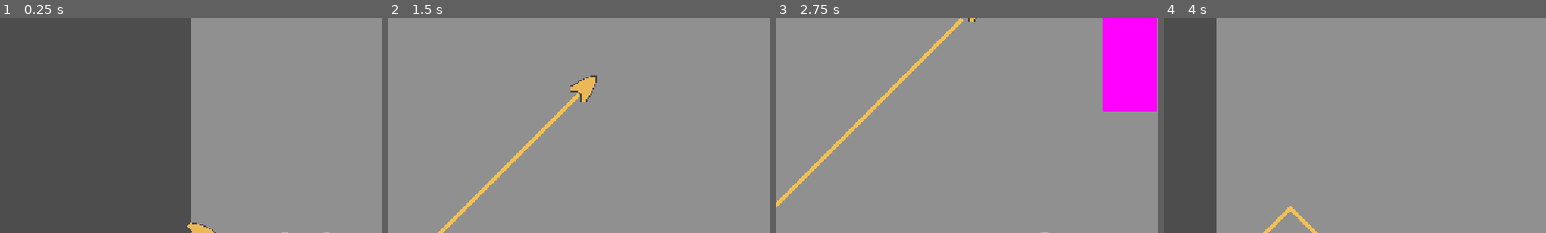
Above: before the commit, frames 1-4 (left to right).
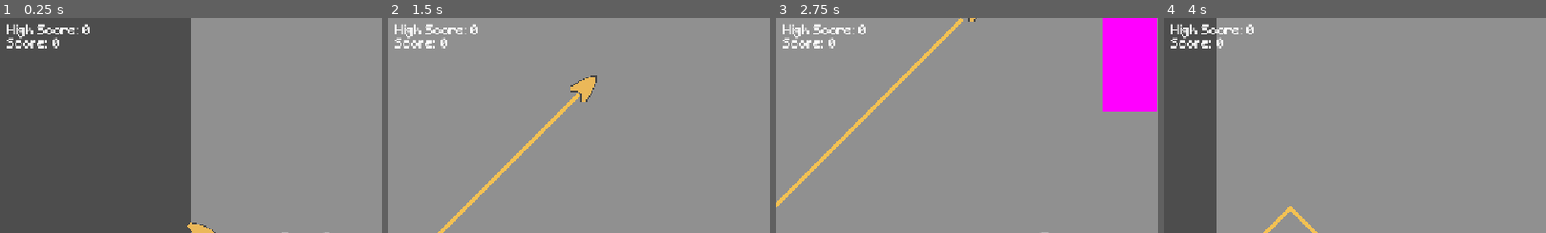
Above: after the commit, the same moments.

Repository: ArifD2286/Wave-Runner
Game: Godot game, scene res://game.tscn
Same seed, same stepped clock (60 frames per second), same inputs: the game is played once before the commit and once after it.
Inputs (mouse positions are % of the whole screen's width and height, from its top left):
- Up to frame 1 (0.25 s): no input
- Up to frame 2 (1.5 s): tap Space at 0.5 s; move the mouse to (72, 45) at 0.52 s; hold Right 0.53-1.25 s; tap Alt at 0.6 s; click (72, 45) at 0.67 s; tap Enter (ui_accept) at 0.77 s; drag from (30, 55) to (45, 70) at 1.27 s
- Up to frame 3 (2.75 s): tap Space at 2 s; move the mouse to (60, 28) at 2.02 s; hold Right from 2.03 s (still down); tap 1 at 2.1 s
- Up to frame 4 (4 s): release Right at 2.75 s; tap Space at 2.75, 3.5, 3.6 s; drag from (45, 70) to (20, 35) at 2.77 s; move the mouse to (80, 65) at 3.52 s; hold Left from 3.53 s (still down); tap Enter (ui_accept) at 3.77 s
The pictures show only the part of the screen within x 0-50%, y 0-50%; the shares and areas given below are measured in that part.

The runs differ from the first frame. In frame 1, 0.8% of the frame differs, in the area x 1-24%, y 2-15%; in frame 2, 0.8%; in frame 3, 0.8%; in frame 4, 0.8%.

Commit message:
Update 3.4 + 4.1
Changes:
- Added code that results in game over if player crashes into a wall (3.4)
- Added progress on autoload script to save player's highest score, need to finish high score being stored in autoload (4.1)

Diff:
--- a/wave-runner/game.gd
+++ b/wave-runner/game.gd
@@ -3,6 +3,8 @@
 # Notes/revision:
 # The [game_playing] var will be referred to by other scripts
 
+@onready var score_label: Label = $CanvasLayer/LiveScore
+@onready var hgih_score: Label = $CanvasLayer/HighestScore
 @onready var start_label: Label = $CanvasLayer/Label
 @onready var end_label: Label = $CanvasLayer/Label2
 @onready var player: CharacterBody2D = $CharacterBody2D
@@ -19,11 +21,14 @@
 var game_playing: bool = false
 var restart: bool = false
 var game_over: bool = false
+var score: int = 0
+var next_score_x: float
 
 
 func _ready() -> void:
 	end_label.hide()
 	next_spawn_x = player.global_position.x + 800.0
+	next_score_x = next_spawn_x
 
 
 func _process(delta: float) -> void:
@@ -37,6 +42,11 @@
 
 
 func _physics_process(delta: float) -> void:
+	if player.global_position.x > next_score_x:
+		score += 1
+		score_label.text = "Score: " + str(score)
+		next_score_x += spacing
+
 	while next_spawn_x < player.global_position.x + spawn_dist:
 		spawn_wall()
 	# [wall_array[0]] is the first item in array, start from [0] instead of [1]
@@ -45,6 +55,7 @@
 		var old_wall = wall_array.pop_front()
 		# [queue_free()] deletes the ndoe from the game
 		old_wall.queue_free()
+
 
 
 func start_game() -> void:
@@ -56,6 +67,9 @@
 	game_playing = false
 	game_over = true
 	end_label.show()
+	if score > Global.high_score:
+		Global.high_score = score
+		hgih_score.text = "Highest Score: " + str(Global.high_score)
 	# the line of code below is the delay, only after it finishes the player can restart.
 	await get_tree().create_timer(0.5).timeout
 	restart = true
--- a/wave-runner/game.tscn
+++ b/wave-runner/game.tscn
@@ -69,3 +69,23 @@
 theme_override_fonts/font = ExtResource("5_7jktm")
 theme_override_font_sizes/font_size = 20
 text = "Game over - press Space to restart."
+
+[node name="HighestScore" type="Label" parent="CanvasLayer" unique_id=1823220712]
+texture_filter = 1
+offset_left = 10.0
+offset_top = 10.0
+offset_right = 137.0
+offset_bottom = 33.0
+theme_override_fonts/font = ExtResource("5_7jktm")
+theme_override_font_sizes/font_size = 20
+text = "High Score: 0"
+
+[node name="LiveScore" type="Label" parent="CanvasLayer" unique_id=2144993163]
+texture_filter = 1
+offset_left = 10.0
+offset_top = 30.0
+offset_right = 91.0
+offset_bottom = 53.0
+theme_override_fonts/font = ExtResource("5_7jktm")
+theme_override_font_sizes/font_size = 20
+text = "Score: 0"
--- /dev/null
+++ b/wave-runner/global.gd
@@ -0,0 +1,5 @@
+extends Node
+
+
+
+var high_score: int = 0
--- a/wave-runner/obstacle.gd
+++ b/wave-runner/obstacle.gd
@@ -1,7 +1,6 @@
 extends Node2D
 
 # Notes/revision:
-#
 
 @export var gap_size: float = 250.0
 @export var wall_height: = 750.0
--- a/wave-runner/player.gd
+++ b/wave-runner/player.gd
@@ -25,6 +25,8 @@
 	hitbox.rotation = velocity.angle()
 
 	move_and_slide()
-
-	if global_position.y < 0 or global_position.y > get_viewport_rect().size.y:
+	# [get_slide_collision_count()] counts how many things the player had touched after [move_and_slide()]
+	if get_slide_collision_count() > 0:
 		game.end_game()
+	elif global_position.y < 0 or global_position.y > get_viewport_rect().size.y:
+		game.end_game()
--- a/wave-runner/project.godot
+++ b/wave-runner/project.godot
@@ -14,6 +14,10 @@
 run/main_scene="uid://4gyf8qemkfel"
 config/features=PackedStringArray("4.7", "GL Compatibility")
 config/icon="res://icon.svg"
+
+[autoload]
+
+Global="*uid://mcijqm6dx73l"
 
 [display]
 
--- a/wave-runner/trail.gd
+++ b/wave-runner/trail.gd
@@ -1,4 +1,5 @@
 extends Line2D
+
 
 
 @export var max_points: int = 60
Not shown, added: wave-runner/global.gd.uid
